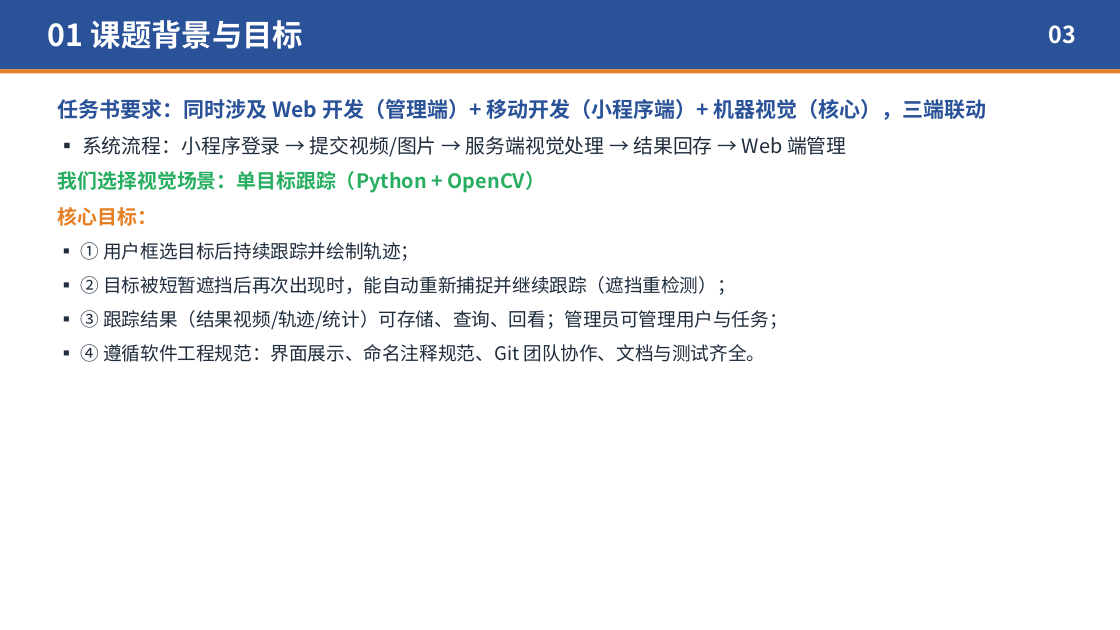
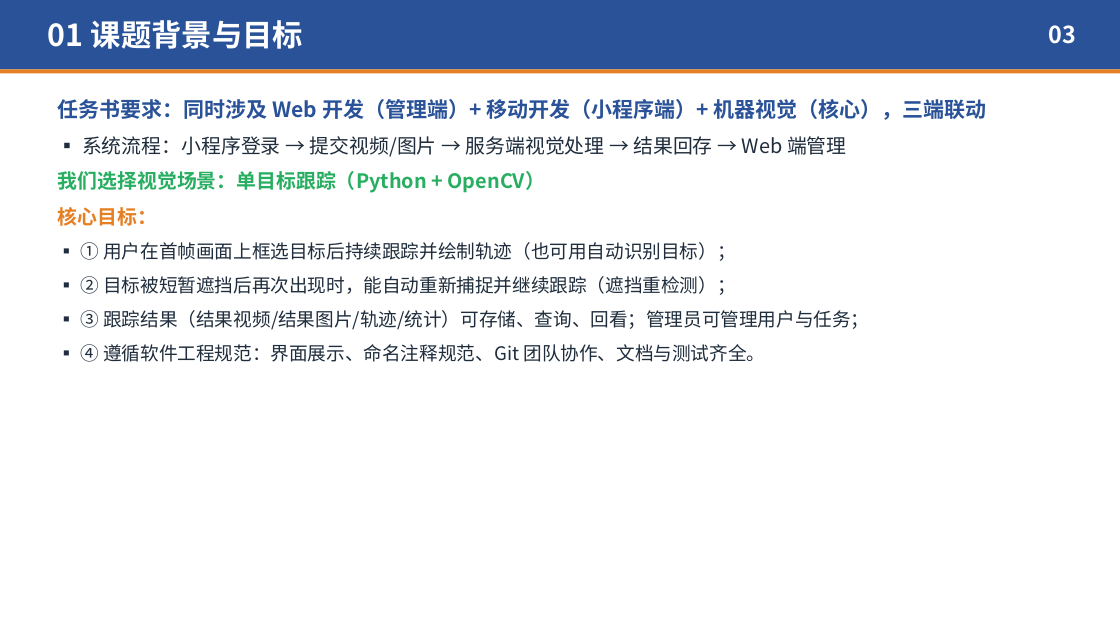
Before and after one commit to Aiden-crazy/object-tracking, a slide deck: slide 3 of 03-答辩PPT/综合实践III答辩PPT-单目标跟踪系统.pptx. Drawn at 1120x630 pixels with LibreOffice and Linux fonts; fonts in the diff are those of the drawing. Boxes give left, top, right and bottom in pixels: in the first picture for what was removed or moved away, otherwise in the second. Text is boxed around its words. In the diff, an @@ line names an element or a change of style, - is before the commit and + after.

Commit message:
fix: 对照任务书与报告做合规核查，修复越权/防抖失效等缺陷并支持图片素材
依据《综合实践III任务书》与课程设计报告逐项核对，修正文档与代码不一致处：

视觉模块（vision）
- 修复丢失确认防抖失效：直方图校验只在每5帧执行，中间帧会把连续计数清零，
  导致 LOST_CONFIRM(3) 形同虚设；改为仅在校验帧更新计数并新增越界连续帧计数 OOB_CONFIRM。
  同一测试视频：搜索帧 74 -> 64，正常跟踪帧 346 -> 356，仍能第199帧丢失、第262帧找回。
- 新增图片素材链路 process_image()：任务书要求"提交图片或者视频"，此前上传图片会当作
  视频处理而失败；现输出标注目标框的结果图，统计口径与视频一致。
- 新增 imread_unicode()（cv2.imread 同样不支持中文路径）；extract_first_frame 兼容图片。
- 文档字符串去掉未实现的 ORB 描述，改为实际的多尺度灰度模板匹配；GUI 实时 FPS 此前恒为 0。

后端（server）
- 修复越权访问：/api/task/{id} 与 /api/task/{id}/start 未校验任务归属，
  任意登录用户可读取/启动他人任务，现补充归属校验并返回 403。
- 支持图片任务结果落盘为 *_tracked.jpg；media_type 判定改为扩展名优先。
- 视觉服务接口文档与 prepare 调用补充完整。

前端（网页检测端 + 小程序）
- 支持图片素材：选图后直接进入框选步骤，结果按类型用 video/img 展示。
- 小程序支持视频或图片，页面文案同步。

工具与文档
- 修复 build_jar_nomaven.ps1 只更新 class、不刷新 src/main/resources 的缺陷
  （改了前端页面/配置后打出的 jar 仍是旧内容），并补回 UTF-8 BOM。
- 新增 tools/regression_test.py：50 项端到端回归断言，退出码可直接用于自检。
- 修正 web_screens/test_* 脚本里写死的桌面路径，改为仓库内相对定位。
- 报告 docx 与答辩 PPT 同步修正过时描述（ORB、坐标输入、中央框选、环境版本、
  接口清单、启动步骤、展望），并更新实测数据；README 增加任务书对照自检与回归测试说明。

```diff
--- a/03-答辩PPT/综合实践III答辩PPT-单目标跟踪系统.pptx
+++ b/03-答辩PPT/综合实践III答辩PPT-单目标跟踪系统.pptx
@@ text at box(81, 242, 735, 261): text changed @@
-▪ ① 用户框选目标后持续跟踪并绘制轨迹；
+▪ ① 用户在首帧画面上框选目标后持续跟踪并绘制轨迹（也可用自动识别目标）；
@@ text at box(81, 310, 869, 330): text changed @@
-▪ ③ 跟踪结果（结果视频/轨迹/统计）可存储、查询、回看；管理员可管理用户与任务；
+▪ ③ 跟踪结果（结果视频/结果图片/轨迹/统计）可存储、查询、回看；管理员可管理用户与任务；
```
Also in this commit, not shown: 10 other slides changed, 37 other files.
